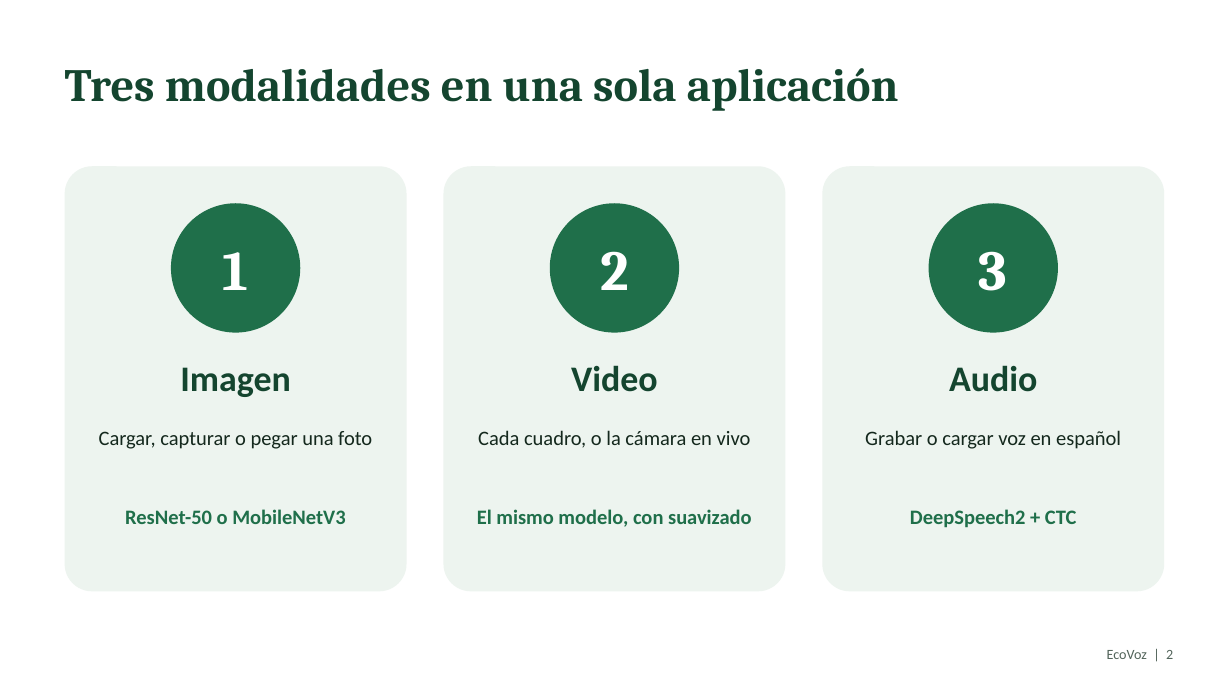
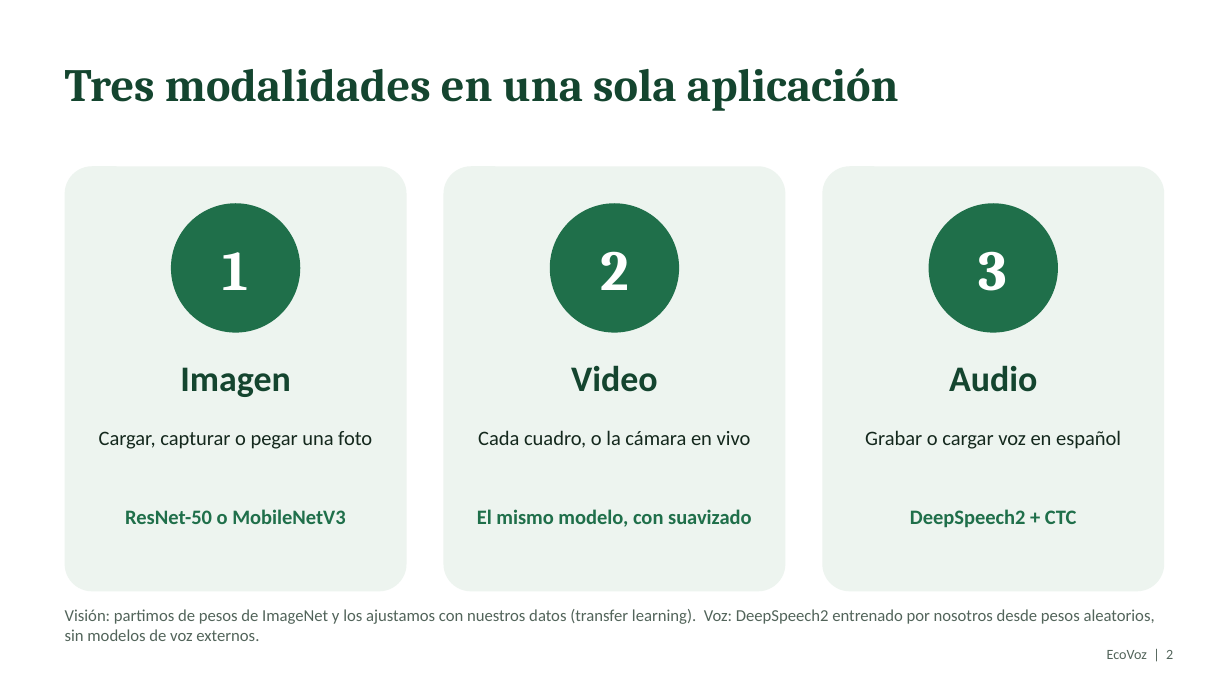
Before and after one commit to KthArg/ecovoz, a slide deck: slide 2 of presentation/EcoVoz.pptx. Drawn at 1232x693 pixels with LibreOffice and Linux fonts; fonts in the diff are those of the drawing. Boxes give left, top, right and bottom in pixels: in the first picture for what was removed or moved away, otherwise in the second. Text is boxed around its words. In the diff, an @@ line names an element or a change of style, - is before the commit and + after.

```diff
--- a/presentation/EcoVoz.pptx
+++ b/presentation/EcoVoz.pptx
@@ text added at (65, 609, 1155, 641), 13 pt, text #52645A @@
+Visión: partimos de pesos de ImageNet y los ajustamos con nuestros datos (transfer learning). Voz: DeepSpeech2 entrenado por nosotros desde pesos aleatorios, sin modelos de voz externos.
```
Also in this commit, not shown: 19 other files.
